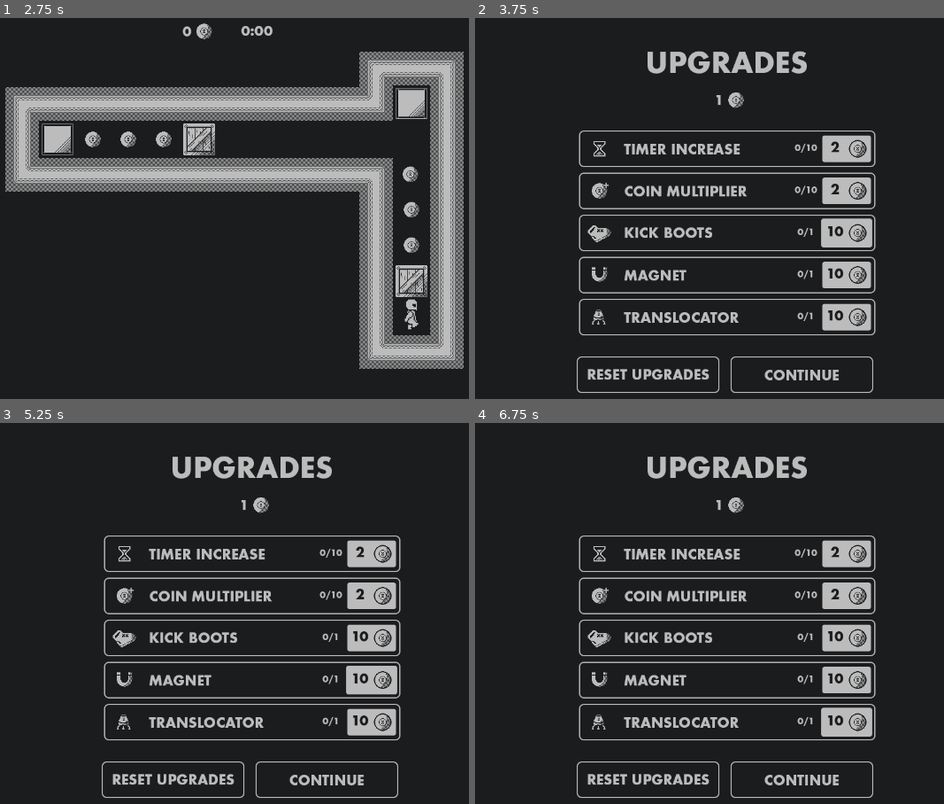
Above: before the commit, frames 1-4 (two rows, left to right).
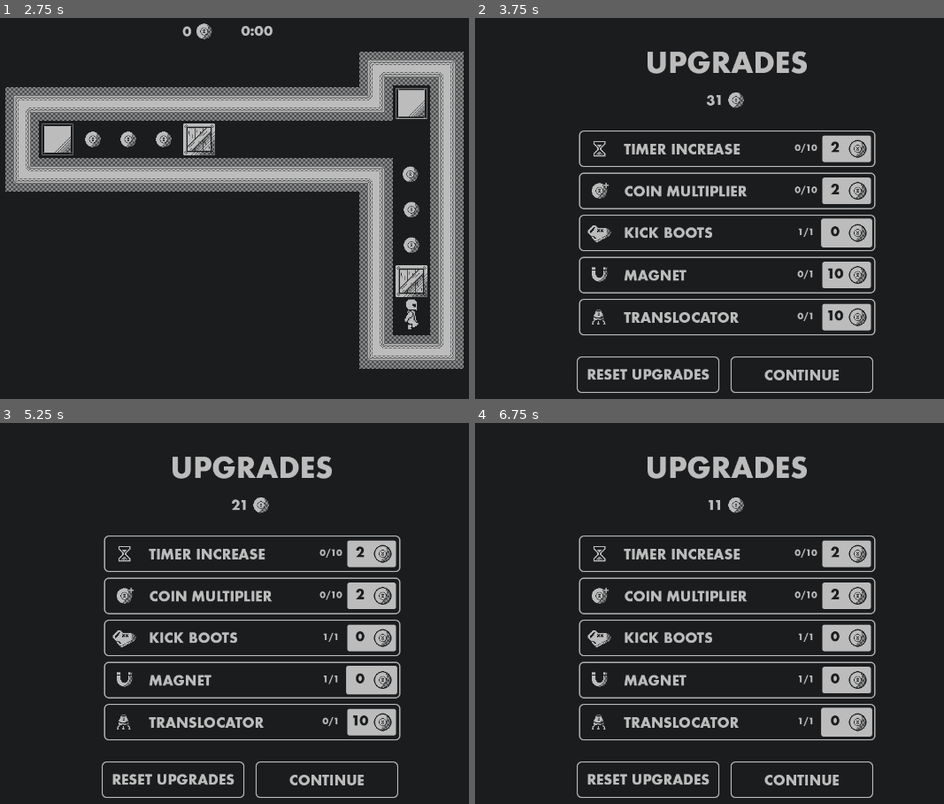
Above: after the commit, the same moments.

Repository: ParryTotato/1BitJam2025
Game: Godot game, scene res://Scenes/Main/main.tscn
Same seed, same stepped clock (60 frames per second), same inputs: the game is played once before the commit and once after it.
Inputs:
- Up to frame 1 (2.75 s): tap Enter (ui_accept) at 0.5, 0.77, 1.52 s; hold Right (ui_right) 0.53-1.28 s; tap T (translocate) at 0.6, 1.35, 2.1 s; hold Down (ui_down) 1.28-2.03 s; hold Right (ui_right) from 2.03 s (still down)
- Up to frame 2 (3.75 s): release Right (ui_right) at 2.78 s; hold Up (ui_up) 2.78-3.5 s; tap T (translocate) at 2.85 s; tap Enter (ui_accept) at 3.02 s; click "10" at 3.5 s
- Up to frame 3 (5.25 s): click "10" (after the commit: "0") at 4.25 s; click "10" at 5 s
- Up to frame 4 (6.75 s): click "10" (after the commit: "0") at 5.75 s; click "10" at 6.5 s

Frame 1 is identical in both runs. In frame 2, 0.1% of the frame differs, in the area x 49-79%, y 20-58%; in frame 3, 0.2%; in frame 4, 0.3%, in the area x 49-79%, y 20-80%.

Commit message:
upgrades are now verified on loading new level

Diff:
--- a/Scenes/Player/Scripts/player.gd
+++ b/Scenes/Player/Scripts/player.gd
@@ -28,6 +28,8 @@
 	Messenger.timer_duration_ended.connect(_on_timer_duration_ended)
 	Messenger.game_continued.connect(_on_game_continued)
 	Messenger.level_loaded.connect(_on_level_loaded)
+
+	Messenger.upgrades_verified.connect(_on_upgrades_verified)
 
 
 func _physics_process(_delta):
@@ -135,3 +137,19 @@
 
 func _on_level_loaded():
 	set_physics_process(false)
+
+func _on_upgrades_verified(upgrades: Dictionary):
+	if upgrades["Kick"]["tier"] == 0:
+		has_kick_boots = false
+	else:
+		has_kick_boots = true
+
+	if upgrades["Magnet"]["tier"] == 0:
+		has_magnet = false
+	else:
+		has_magnet = true
+
+	if upgrades["Translocator"]["tier"] == 0:
+		has_translocator = false
+	else:
+		has_translocator = true
--- a/Scenes/UpgradeShop/Scripts/upgrade_shop.gd
+++ b/Scenes/UpgradeShop/Scripts/upgrade_shop.gd
@@ -1,7 +1,7 @@
 class_name UpgradeShop
 extends Control
 
-var coin_count: int = 0
+var coin_count: int = 40
 var coin_spent: int = 0
 var coin_multiplier: int = 0
 var coin_mult_per_upgrade_tier: int = 2
